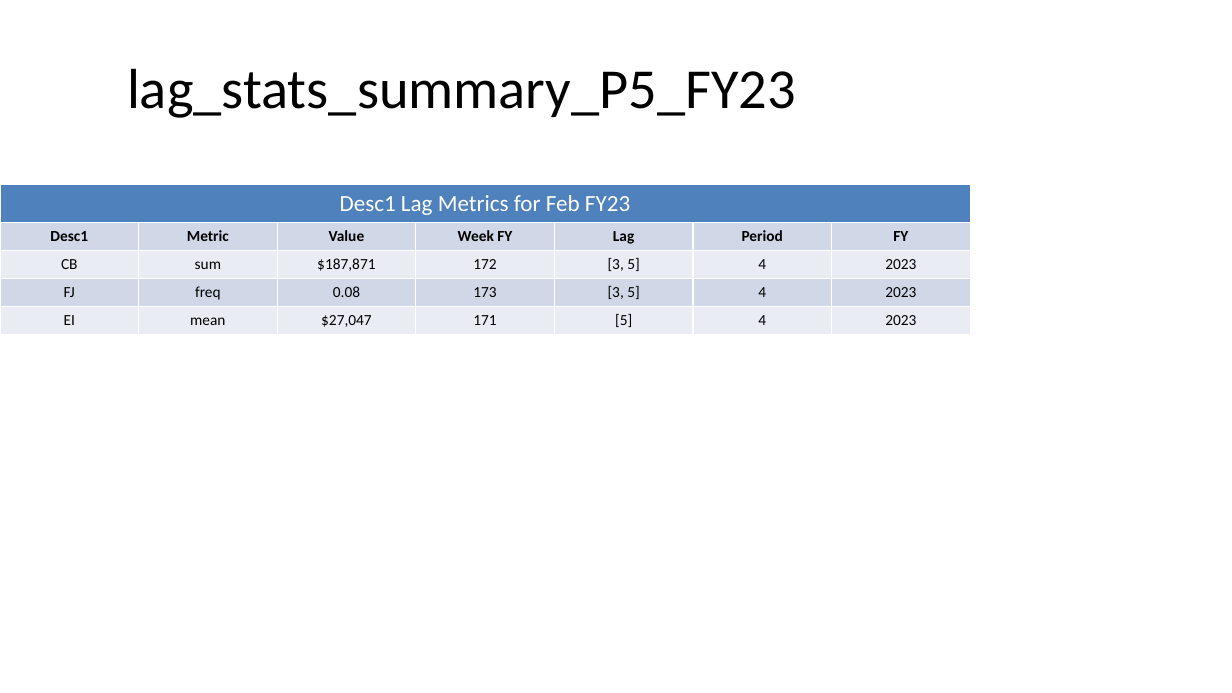
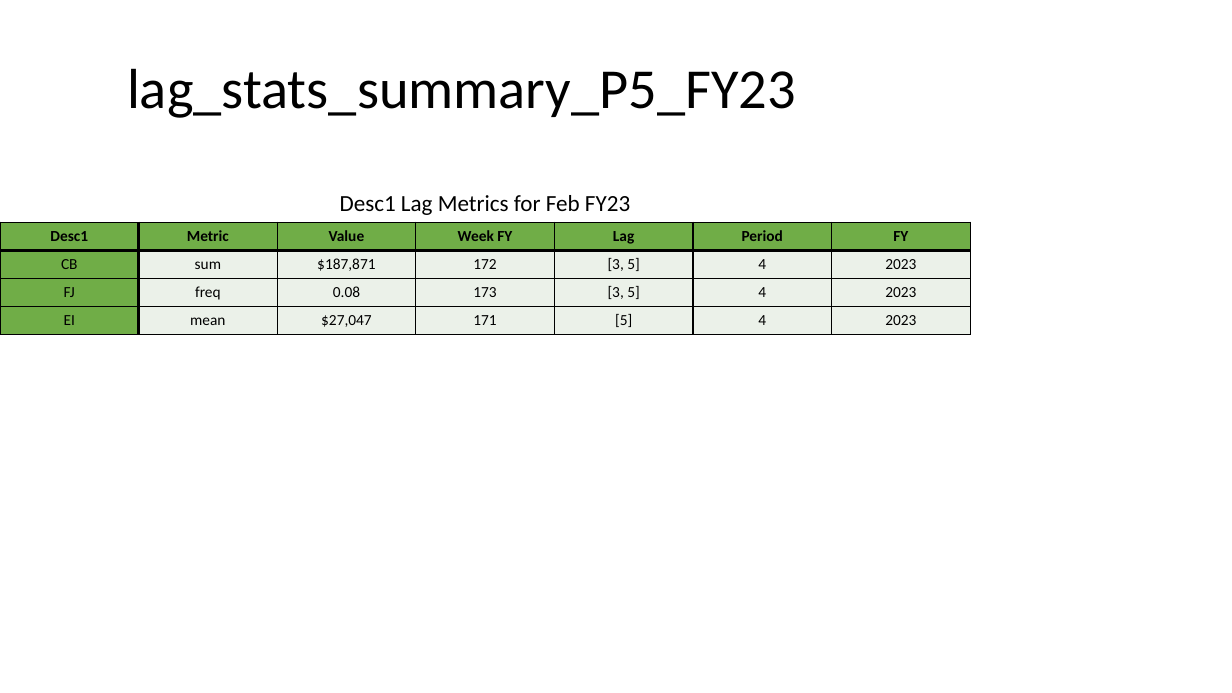
Before and after one commit to lelandjmurrin/Acquisition_Due_Dilligence_Capstone_Project, a slide deck: slide 12 of data/presentation_tables.pptm. Drawn at 1232x693 pixels with LibreOffice and Linux fonts; fonts in the diff are those of the drawing. Boxes give left, top, right and bottom in pixels: in the first picture for what was removed or moved away, otherwise in the second. Text is boxed around its words. In the diff, an @@ line names an element or a change of style, - is before the commit and + after.

```diff
--- a/data/presentation_tables.pptm
+++ b/data/presentation_tables.pptm
@@ table at <box>0,185,970,333</box> @@
@@ fill #4F81BD to none in row 1, column 1 @@
@@ fill #D0D8E8 to #70AD47 in 8 cells @@
@@ fill #E9EDF4 to #70AD47 in 2 cells @@
@@ fill #E9EDF4 to #EBF1E9 in 12 cells @@
@@ fill #D0D8E8 to #EBF1E9 in 6 cells @@
@@ text colour #FFFFFF to #000000 in "Desc1 Lag Metrics for Feb FY23" @@
@@ borders changed @@
```
Also in this commit, not shown: 11 other slides changed, 3 other files.
